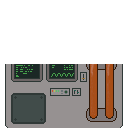
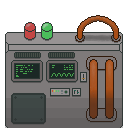
The second 128x128 image is a revision of the first. Changes to its layers:
renamed "hydraulicTop" to "shadow", showed it, opacity 100% → 50%, painted on it over [5, 16, 123, 128]
painted on "hydraulicBtm" over [5, 15, 123, 128]
